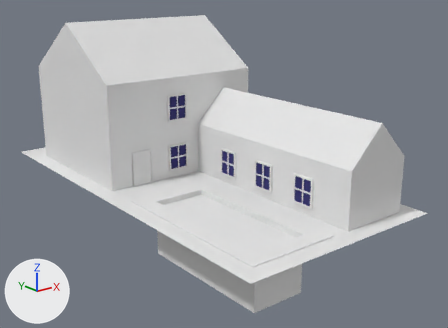
Two versions of the Blender file Assets/Mesh/House/house3.blend, one commit apart.
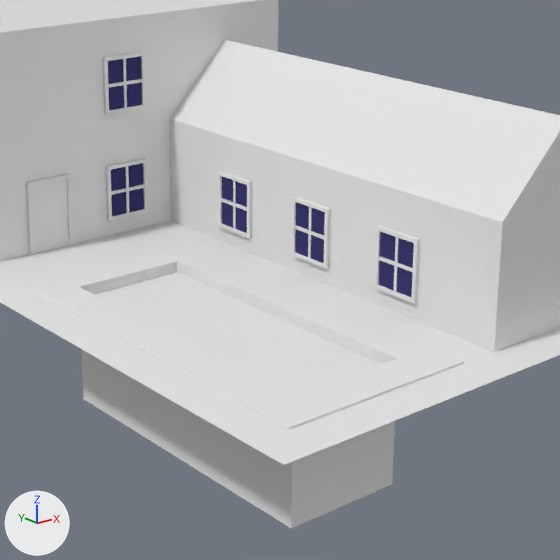
Each version is shown whole from a camera (50 mm lens) standing at (-20.7, -28.6, 11.9) and looking at (1.0, -1.6, 1.1), then close up on the part from 27% to 84% of the width and 21% to 100% of the height. Arrows for +X, +Y and +Z are at lower left; the lights stay in place.
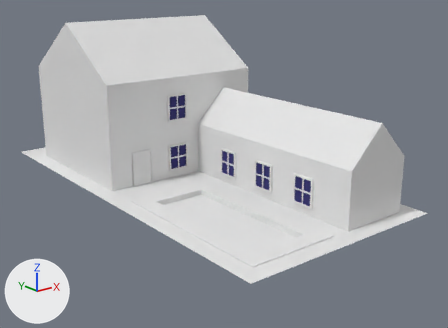
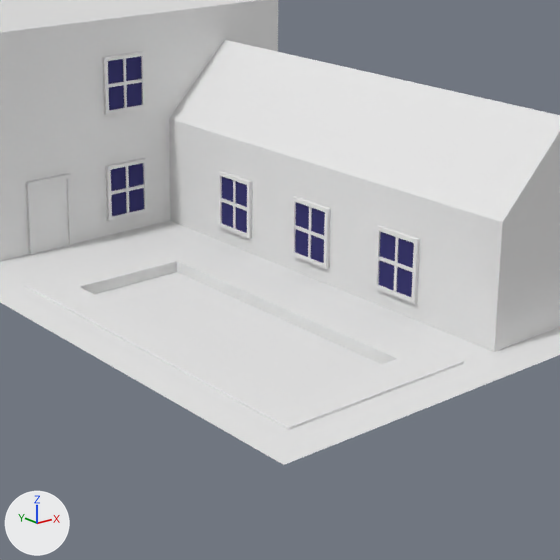
Changed parts and their boxes [x1, y1, x2, y2] in the close-ups (560 x 560 px; the box of a moved part takes in the faces that stretch with it):
'Cube.010', reshaped: before [0, 0, 560, 528]; after [0, 0, 560, 465]
part 1 of me_cube_021, moved or reshaped: before [82, 263, 395, 528]; after [83, 263, 395, 364]

The change in detail:
me_cube_021 has 843 vertices, 745 faces and spans x -5.0..7.0, y -18.0..6.0, z -4.0..8.0.
me_cube_021 is used by ob_cube_010; location (-1.0, 6.0, 1.0).
Before the commit, vertices of me_cube_021: 831 (-3.0, -8.0, -4.0) at pixel (83, 399), 832 (-3.0, -16.0, -4.0) at pixel (291, 528), 833 (0.0, -16.0, -4.0) at pixel (392, 484), 834 (0.0, -8.0, -4.0).
Part 1, on me_cube_021:
Vertices 831 to 834 of me_cube_021 move by (0.0, 0.0, 2.0).
